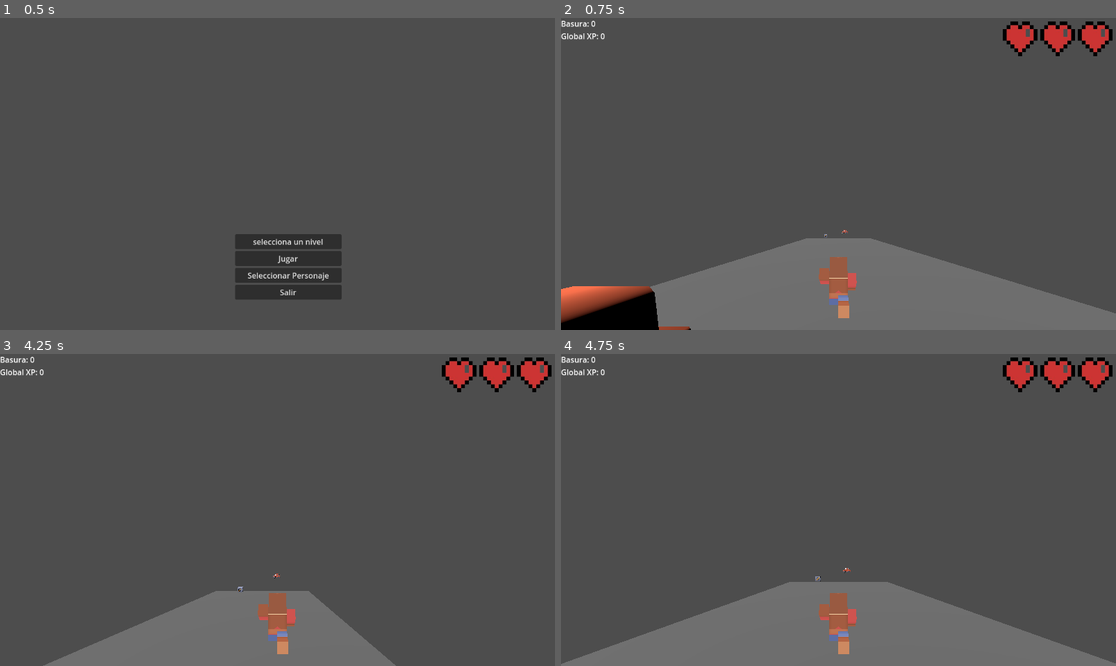
Above: before the commit, frames 1-4 (two rows, left to right).
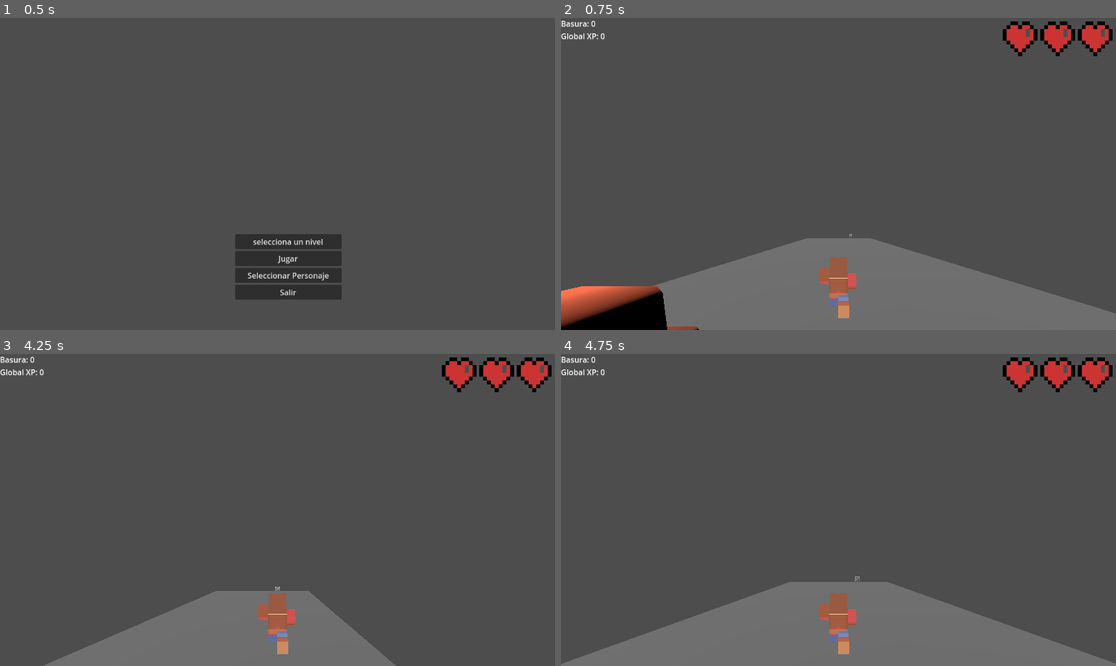
Above: after the commit, the same moments.

Repository: Ilesandres/game-recolections
Game: Godot game, scene res://src/UI/MainMenu.tscn
Two runs of this game, one before a commit and one after it. Both use one fixed random seed, a clock stepped at 60 frames per second and the inputs below.
Inputs:
- Up to frame 1 (0.5 s): no input
- Up to frame 2 (0.75 s): click "Jugar" at 0.5 s
- Up to frame 3 (4.25 s): tap Enter (ui_accept) at 1.25, 1.52, 2.27, 3.77 s; hold Right (ui_right) 1.28-2.03 s; hold Down (ui_down) 2.03-2.78 s; hold Right (ui_right) from 2.78 s (still down)
- Up to frame 4 (4.75 s): release Right (ui_right) at 4.28 s; hold Left (ui_left) from 4.28 s (still down); tap Enter (ui_accept) at 4.52 s

Frame 1 is identical in both runs. In frame 2, 0.8% of the frame differs, in the area x 0-53%, y 67-100%; in frame 3, less than 0.1%; in frame 4, less than 0.1%.

Commit message:
fix solucionar error de muchos objetos en uno solo mobs

Diff:
--- a/scenes/LevelSpawner.gd
+++ b/scenes/LevelSpawner.gd
@@ -13,34 +13,33 @@
 var next_spawn_position: Vector3 = Vector3.ZERO
 var current_level: int = 1
 
-# Configuración de dificultad por nivel
 var spawn_speed = 1.0
 var object_spawn_chance = 0.33
 var spawn_attempts = 1
-var min_distance=1.0
+var min_distance = 2.5
 
 func configure_for_level(level: int):
 	match level:
 		1:
-			spawn_speed = 10
+			spawn_speed = 10.0
 			object_spawn_chance = 0.2
-			spawn_attempts= 1
+			spawn_attempts = 1
 		2:
-			spawn_speed = 15
+			spawn_speed = 15.0
 			object_spawn_chance = 0.3
-			spawn_attempts= 2
+			spawn_attempts = 1
 		3:
-			spawn_speed = 20
+			spawn_speed = 20.0
 			object_spawn_chance = 0.4
-			spawn_attempts= 3
+			spawn_attempts = 2
 		4:
-			spawn_speed = 25
+			spawn_speed = 25.0
 			object_spawn_chance = 0.5
-			spawn_attempts= 4
+			spawn_attempts = 2
 		5:
-			spawn_speed = 30
+			spawn_speed = 30.0
 			object_spawn_chance = 0.6
-			spawn_attempts= 5
+			spawn_attempts = 3
 
 
 func _ready():
@@ -74,26 +73,38 @@
 	new_chunk.global_position = target_position
 
 	var obstacle_points = new_chunk.get_node("ObstaclePoints").get_children()
+	var newly_spawned_objects: Array[Node3D] = []
 
 	for point in obstacle_points:
+		var successful_spawns = 0
+
 		for i in range(spawn_attempts):
 			if randf() < object_spawn_chance:
 				var item_roll = randf()
 				var item_instance = null
+
 				if item_roll < 0.8:
 					item_instance = OBSTACLE_SCENE.instantiate()
 				else:
 					item_instance = ENEMY_SCENE.instantiate()
+
 				if item_instance:
-					var offset= Vector3(randf_range(-0.5,0.5),0, randf_range(-0.5,0.5))
-					item_instance.global_position = point.global_position+offset
-					if is_position_free(item_instance.global_position, new_chunk):
+					item_instance.global_position = point.global_position
+
+					if is_position_free(item_instance.global_position, new_chunk, newly_spawned_objects):
 						new_chunk.add_child(item_instance)
+						newly_spawned_objects.append(item_instance)
+						successful_spawns += 1
+					else:
+						item_instance.queue_free()
+
+					if successful_spawns > 0:
+						break
+
 	last_chunk = new_chunk
 	active_chunks.append(new_chunk)
 
 	next_spawn_position.z -= CHUNK_LENGTH
-
 
 
 func add_xp(amount: int):
@@ -104,15 +115,27 @@
 	GlobalData.save_game()
 
 
-
 func _despawn_chunk(chunk: Node3D):
 	active_chunks.erase(chunk)
-
 	chunk.queue_free()
 
-func is_position_free(new_pos, chunk):
+func is_position_free(new_pos: Vector3, chunk: Node3D, temporary_objects: Array[Node3D] = []) -> bool:
+	var count_x = 0
+
 	for child in chunk.get_children():
 		if child.has_method("global_position"):
-			if child.global_position.distance_to(new_pos)<min_distance:
+			if abs(child.global_position.x - new_pos.x) < 0.1:
+				count_x += 1
+			if child.global_position.distance_to(new_pos) < min_distance:
 				return false
+
+	for temp_obj in temporary_objects:
+		if abs(temp_obj.global_position.x - new_pos.x) < 0.1:
+			count_x += 1
+		if temp_obj.global_position.distance_to(new_pos) < min_distance:
+			return false
+
+	if count_x >= 3:
+		return false
+
 	return true
